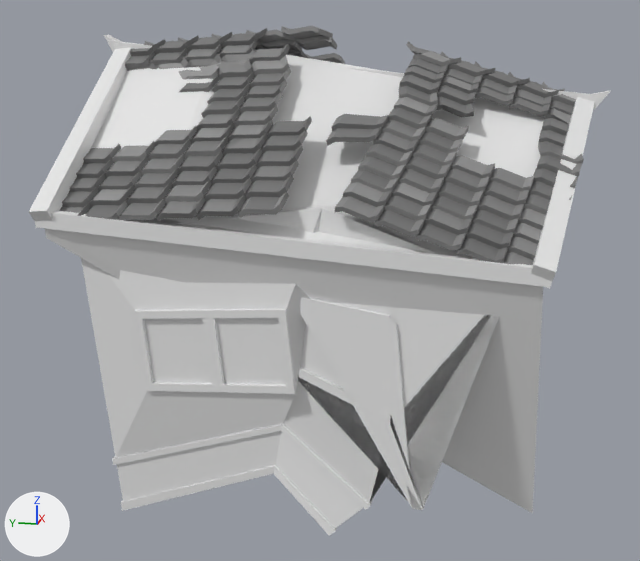
Two versions of the FBX model Assets/Environment/Prefabs/LuigiObjects/Casas/Casa1/Ver3/Casa1DestruidaVer2.fbx, one commit apart.
Before and after are seen from a 50 mm lens placed at (-19.43, -3.42, 8.5), pointed at (-0.39, 0.39, 3.74). The lights are fixed; the arrows at lower left show +X, +Y and +Z. Vertices at the same position are counted once.

Names of what the first picture shows: 'Casa1DestruidaVer2'.
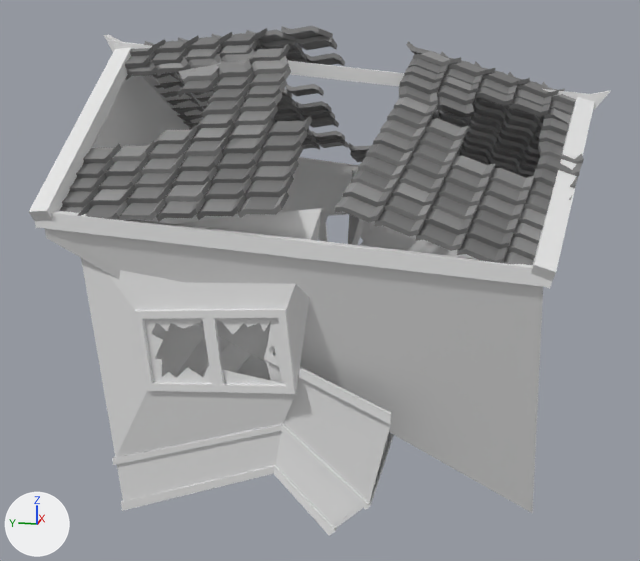
Boxes (x1, y1, x2, y2) around the edits, measured in the pictures (640 x 561 px):
```json
{"part": 1, "of": "me_cubo_025", "change": "deleted", "before": [331, 114, 389, 131]}
{"part": 2, "of": "me_cubo_025", "change": "deleted", "before": [326, 127, 382, 146]}
{"part": 3, "of": "me_cubo_025", "change": "built on", "before": [94, 49, 545, 510], "after": [46, 76, 533, 532]}
```

Edits to the scene script, one JSON object a line:
```json
{"block": "me_cubo_025", "where": "# used by ob_casa1destruidaver2; location = (0.0, 0.0, 0.0)"}
{"op": "remove", "block": "me_cubo_025", "code": "me_cubo_025.from_pydata(...)  # 4528 vertices, 3978 faces; spans x -5.17..4.94, y -5.58..5.32, z -0.38..9.27"}
{"op": "add", "block": "me_cubo_025", "code": "me_cubo_025.from_pydata(...)  # 4740 vertices, 3942 faces; spans x -5.17..4.94, y -5.58..5.32, z -0.38..9.27"}
{"block": "me_cubo_025", "change": "me_cubo_025 part 1: the loose piece of 16 vertices spanning x -2.91..-2.35, y -1.35..-0.32, z 7.23..7.56 is deleted"}
{"block": "me_cubo_025", "change": "me_cubo_025 part 2: the loose piece of 16 vertices spanning x -3.26..-2.67, y -1.26..-0.29, z 7.01..7.35 is deleted"}
{"block": "me_cubo_025", "change": "me_cubo_025 part 3: 1 vertex moved from x 4.67, y -0.11, z 3.19 to x 4.67, y -0.11, z 3.13; 59 vertices removed from x -4.71..4.78, y -3.86..4.51, z 0.61..5.78; 303 vertices added at x -4.99..4.83, y -5.12..4.89, z -0.38..8.7"}
```
